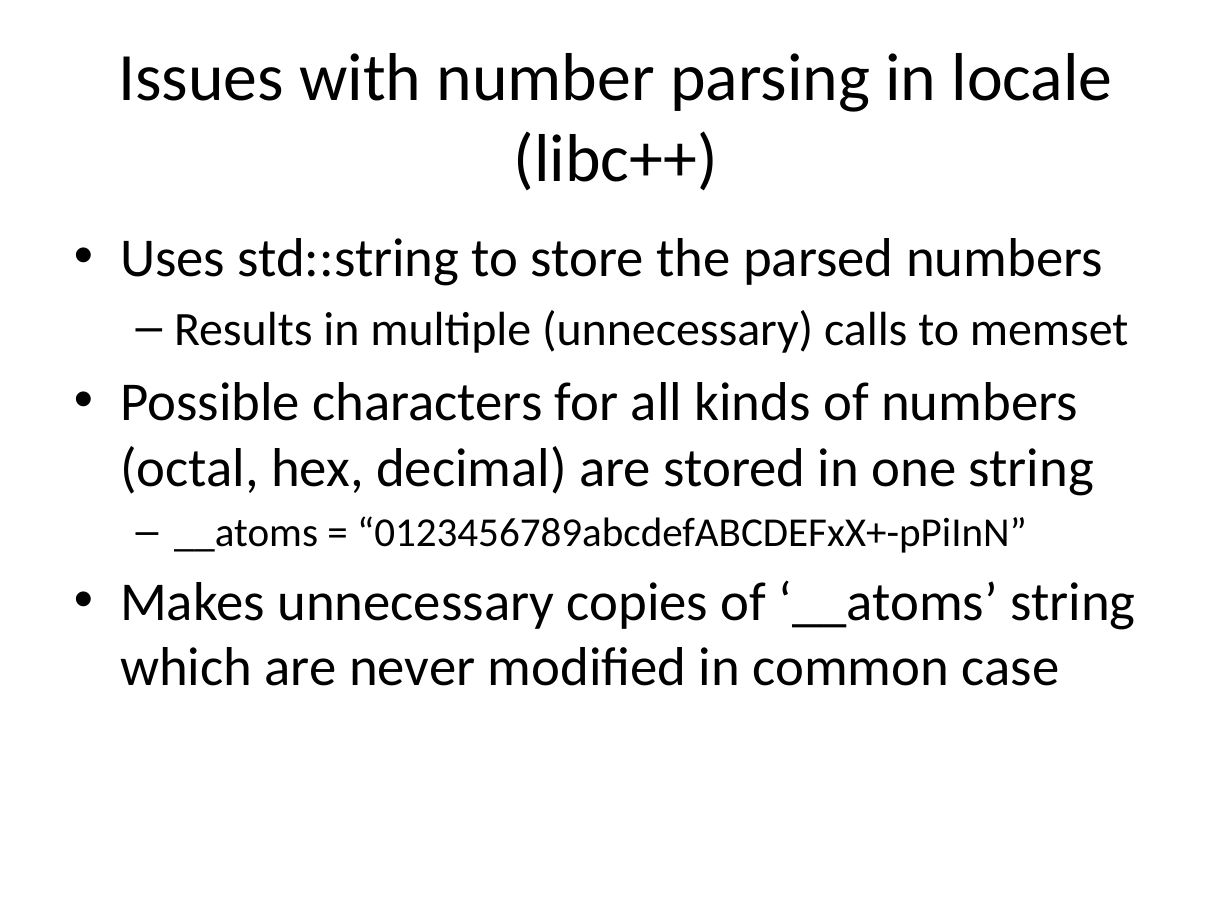
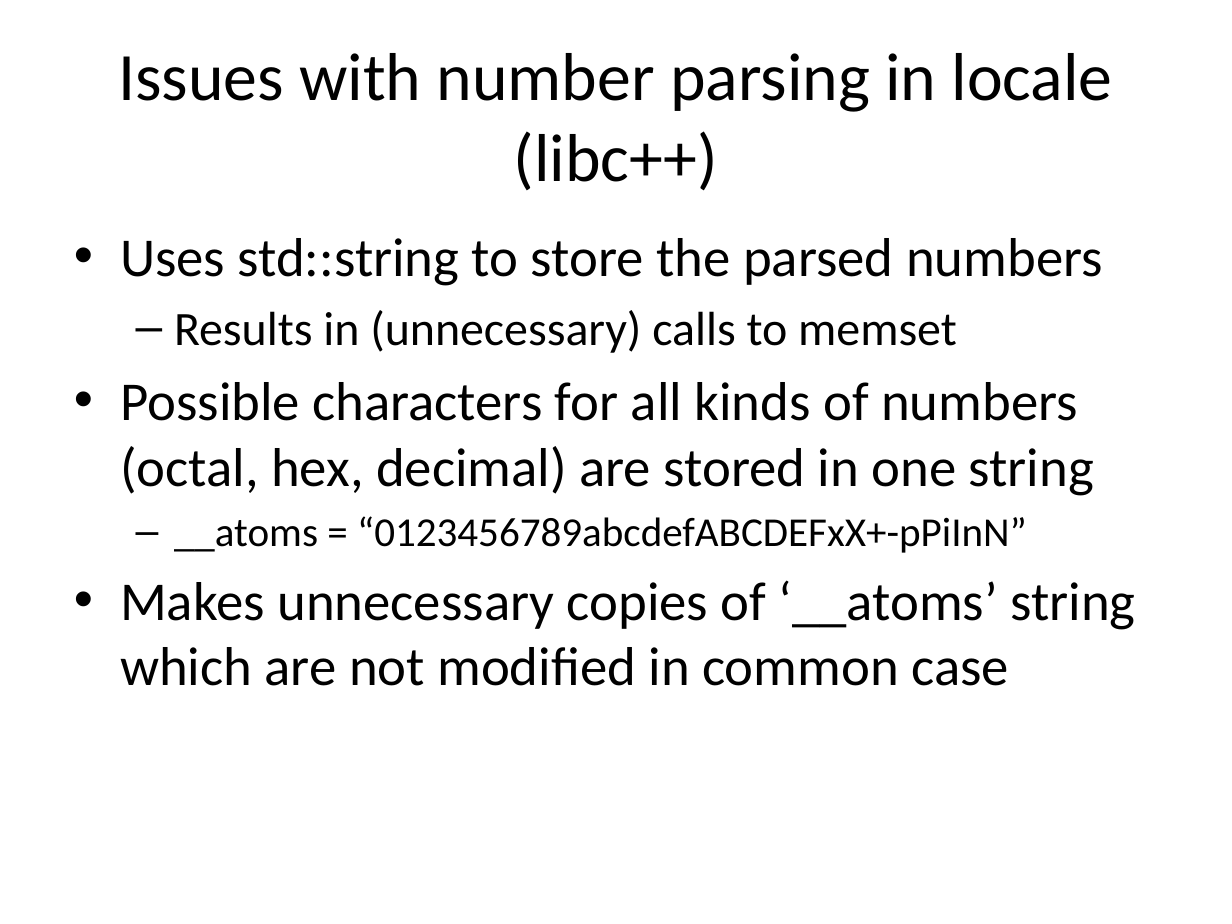
Before and after one commit to hiraditya/std-benchmark, a slide deck: slide 10 of docs/slides/slide-cppnow.pptx. Drawn at 1232x924 pixels with LibreOffice and Linux fonts; fonts in the diff are those of the drawing. Boxes give left, top, right and bottom in pixels: in the first picture for what was removed or moved away, otherwise in the second. Text is boxed around its words. In the diff, an @@ line names an element or a change of style, - is before the commit and + after.

```diff
--- a/docs/slides/slide-cppnow.pptx
+++ b/docs/slides/slide-cppnow.pptx
@@ text at box(174, 310, 957, 353): text changed @@
-  – Results in multiple (unnecessary) calls to memset
+  – Results in (unnecessary) calls to memset
@@ text at box(120, 580, 1135, 686): text changed @@
-• Makes unnecessary copies of ‘__atoms’ string which are never modified in common case
+• Makes unnecessary copies of ‘__atoms’ string which are not modified in common case
```
Also in this commit, not shown: 19 other slides changed, 3 slides removed, 1 other file.
